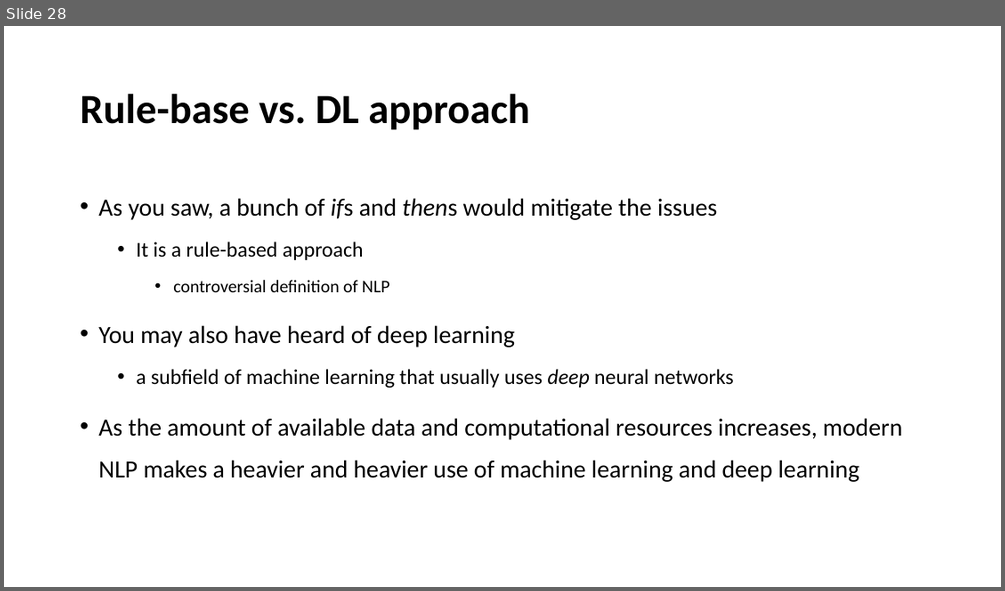
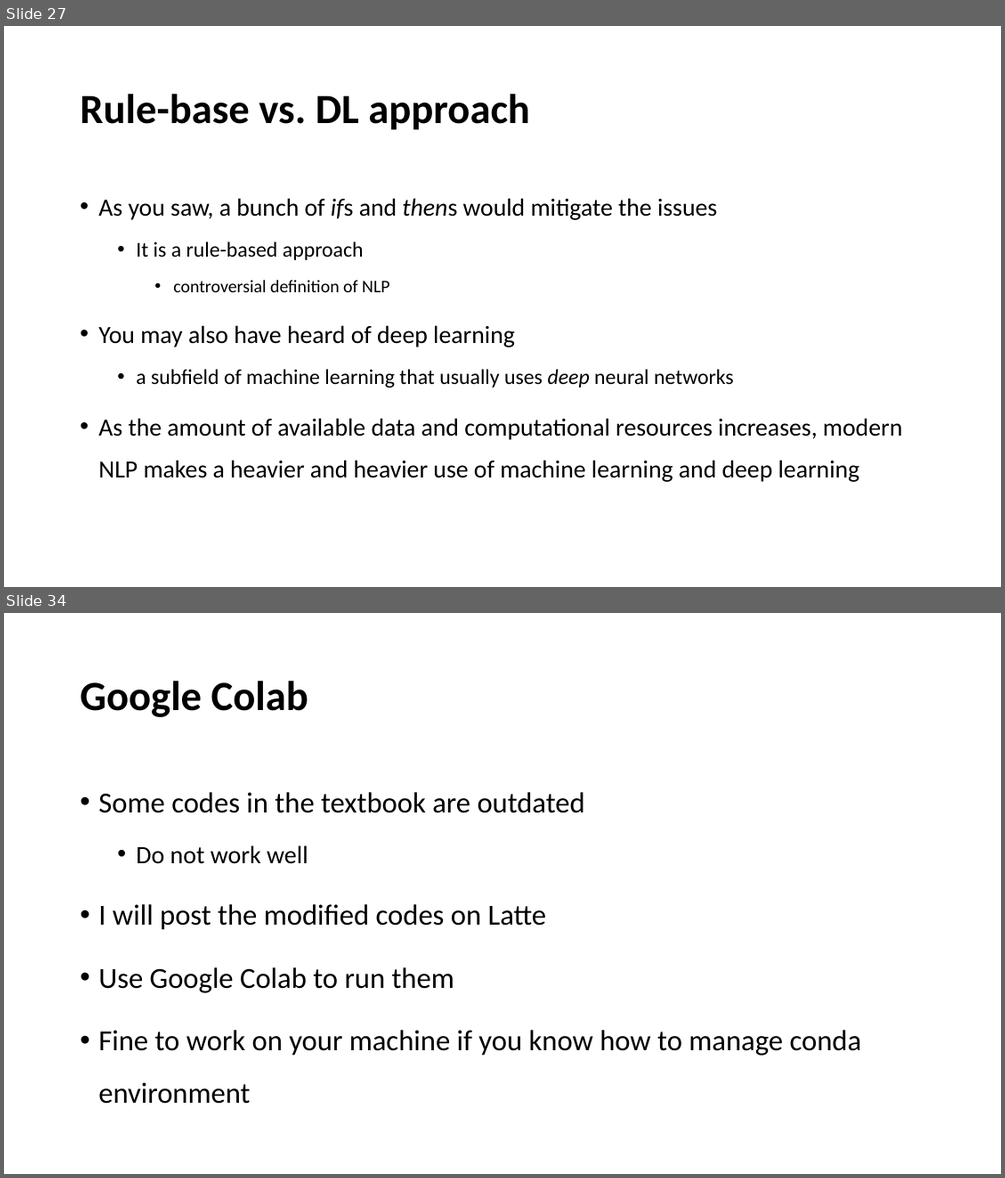
Before and after one commit to YeabinMoonEcon/BUS211, a slide deck: BUS243_NLP/lecture_notes/Lecture1.pptx. Shown one above the other, each under a label of ours: slide 28 before the commit, slides 27 and 34 after it; the slides between them are not shown. The pictures are 1005x591 and 1005x1178 pixels, drawn with LibreOffice and Linux fonts; fonts in the diff are those of the drawing. Boxes give left, top, right and bottom in pixels: in the first picture for what was removed or moved away, otherwise in the second. Text is boxed around its words. In the diff, an @@ line names an element or a change of style, - is before the commit and + after.

```diff
--- a/BUS243_NLP/lecture_notes/Lecture1.pptx
+++ b/BUS243_NLP/lecture_notes/Lecture1.pptx
@@ slide 34 added at box(4, 613, 1001, 1174), background #FFFFFF @@
@@ title added at box(80, 681, 308, 717), 40 pt, text #000000, bold @@
+Google Colab
@@ text added at box(98, 792, 862, 1103), 28 pt, text #000000 @@
+• Some codes in the textbook are outdated
+  • Do not work well
+• I will post the modified codes on Latte
+• Use Google Colab to run them
+• Fine to work on your machine if you know how to manage conda environment
@@ what was slide 28 is now slide 27 @@
```
Also in this commit, not shown: 1 slide changed, 5 other slides added, 2 slides removed.
